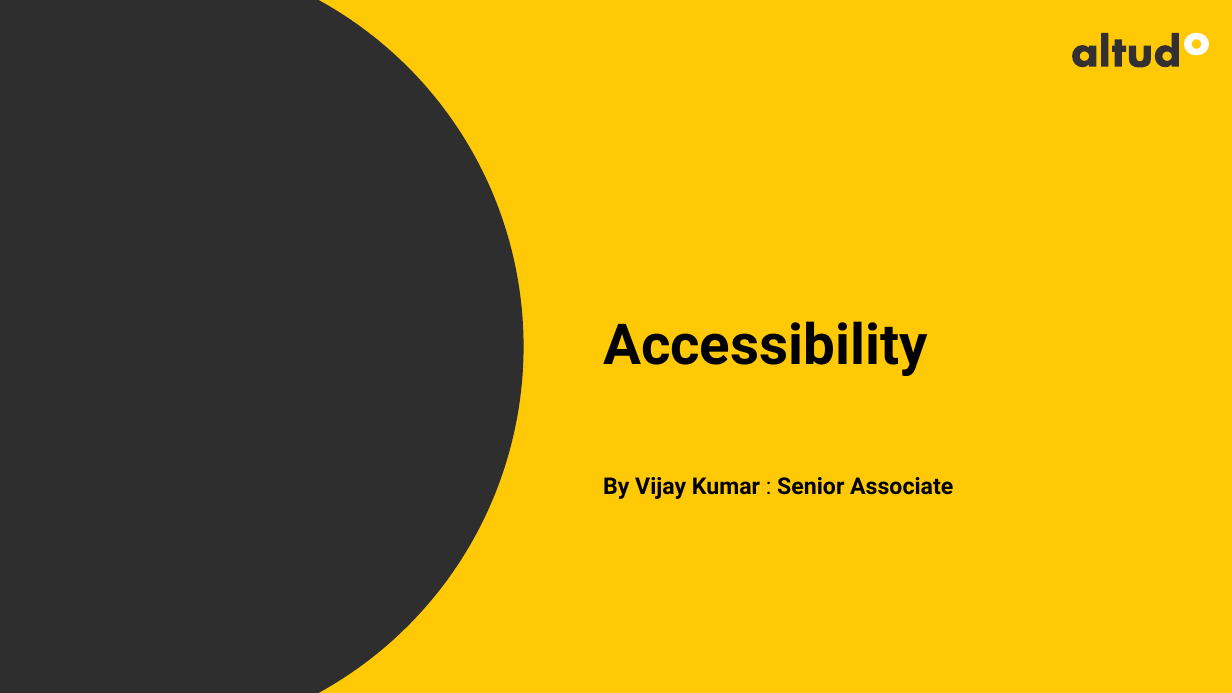
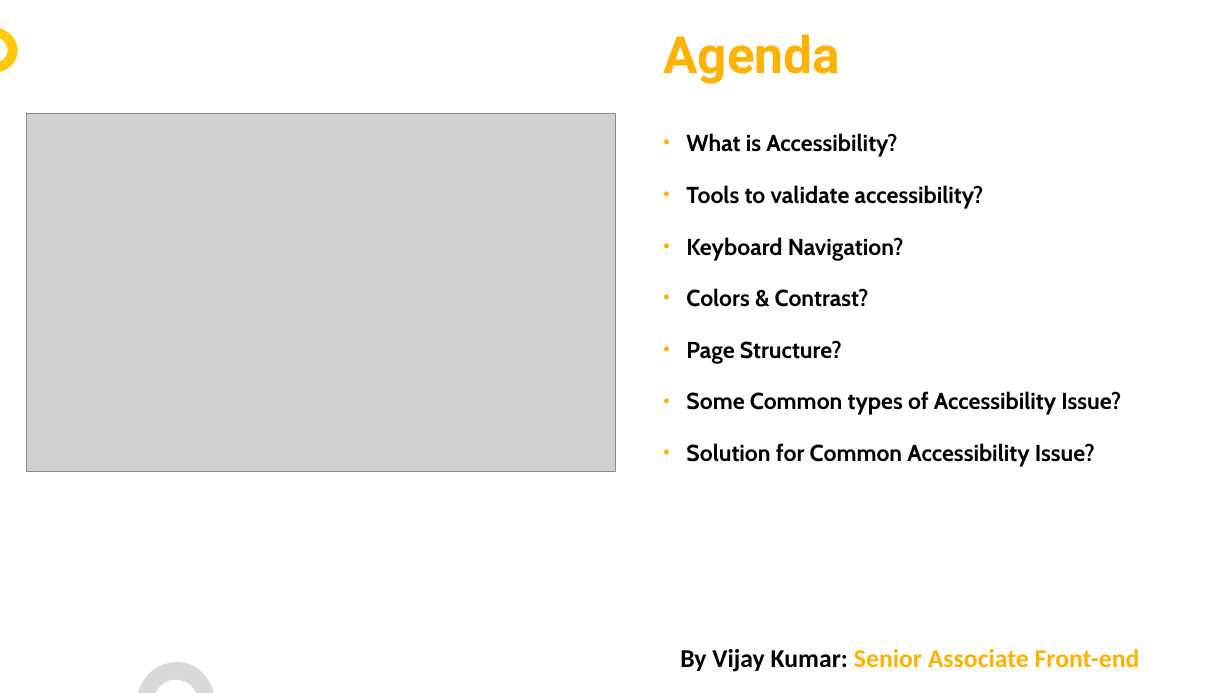
Before and after one commit to ervkgithub/web-accessibility, a slide deck: slide 1 of Acessibility.pptx. Drawn at 1232x693 pixels with LibreOffice and Linux fonts; fonts in the diff are those of the drawing; grey boxes stand for pictures; background and template pictures are left out. Boxes give left, top, right and bottom in pixels: in the first picture for what was removed or moved away, otherwise in the second. Text is boxed around its words. In the diff, an @@ line names an element or a change of style, - is before the commit and + after.

```diff
--- a/Acessibility.pptx
+++ b/Acessibility.pptx
@@ rectangle removed at box(0, 0, 1232, 693) @@
@@ ellipse removed at box(0, 0, 524, 693) @@
@@ title added at box(663, 34, 840, 84), 40 pt, text #FFB300, bold @@
+Agenda
@@ group removed at box(1072, 33, 1209, 68): 6 freeform shapes @@
@@ picture added at box(26, 113, 616, 471) @@
@@ text added at box(686, 133, 1121, 467), 18 pt, text #000000, bold @@
+• What is Accessibility?
+• Tools to validate accessibility?
+• Keyboard Navigation?
+• Colors & Contrast?
+• Page Structure?
+• Some Common types of Accessibility Issue?
+• Solution for Common Accessibility Issue?
@@ title removed at box(603, 321, 927, 376) @@
-Accessibility
@@ text "By Vijay Kumar: Senior Associate ..." at box(680, 649, 1140, 672): vertical alignment middle to top @@
@@ text at box(680, 649, 1140, 672): text changed; size 18 to 20 pt; font Roboto to Calibri; text colour #000000 to #FFB300 @@
-By Vijay Kumar : Senior Associate
+By Vijay Kumar: Senior Associate Front-end
```
Also in this commit, not shown: 7 slides added, 1 slide removed, 2 other files.
